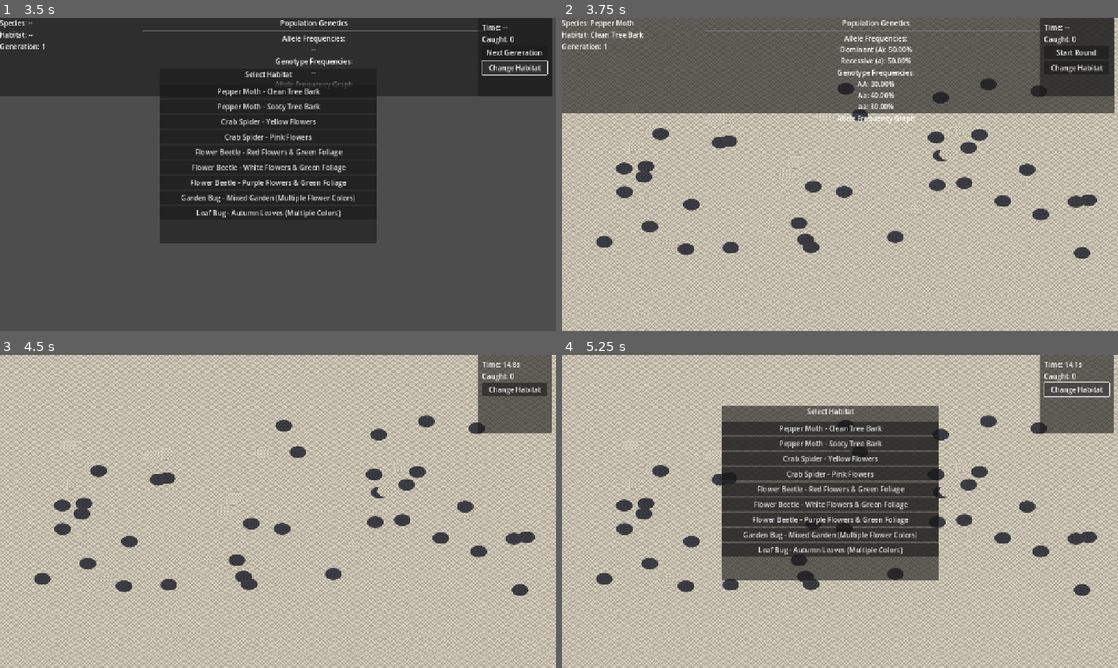
Above: before the commit, frames 1-4 (two rows, left to right).
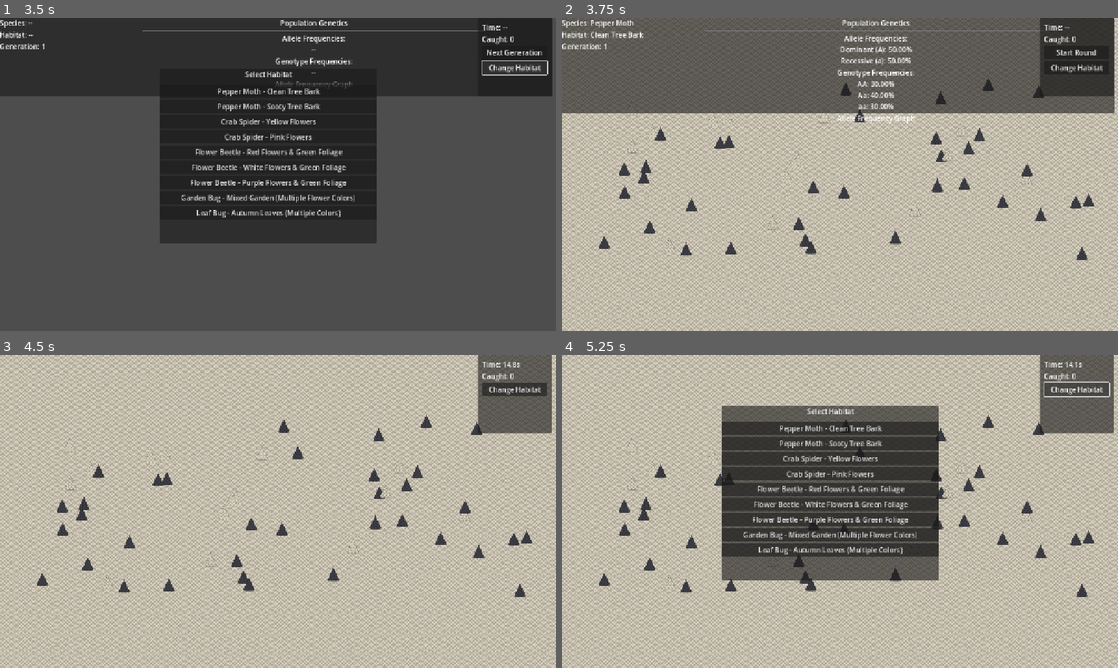
Above: after the commit, the same moments.

Repository: SFMiner/Evolution_sim
Game: Godot game, scene res://main.tscn
Same seed, same stepped clock (60 frames per second), same inputs: the game is played once before the commit and once after it.
Inputs:
- Up to frame 1 (3.5 s): click "Start Round" at 0.5 s; click "Next Generation" at 1.25 s; click "Next Generation" at 2 s; click "Change Habitat" at 2.75 s
- Up to frame 2 (3.75 s): click "Pepper Moth - Clean Tree Bark" at 3.5 s
- Up to frame 3 (4.5 s): click "Start Round" at 4.25 s
- Up to frame 4 (5.25 s): click "Change Habitat" at 5 s

Frame 1 is identical in both runs. In frame 2, 2.6% of the frame differs, in the area x 6-97%, y 19-78%; in frame 3, 2.7%; in frame 4, 2.1%.

Commit message:
Triangulasr moths

Diff:
--- a/organism.gd
+++ b/organism.gd
@@ -27,6 +27,21 @@
 	genotype = geno
 	species_type = species
 	update_appearance()
+
+## Helper function to check if point is inside a triangle
+func _point_in_triangle(px: float, py: float, x1: float, y1: float, x2: float, y2: float, x3: float, y3: float) -> bool:
+	var area = abs((x2 - x1) * (y3 - y1) - (x3 - x1) * (y2 - y1))
+	var s = ((x2 - x1) * (py - y1) - (y2 - y1) * (px - x1))
+	var t = ((x3 - x2) * (py - y2) - (y3 - y2) * (px - x2))
+
+	if area == 0:
+		return false
+
+	if (s < 0) != (t < 0) and s != 0 and t != 0:
+		return false
+
+	var d = ((x1 - x3) * (py - y3) - (y1 - y3) * (px - x3))
+	return d == 0 or (d < 0) == (s + t <= 0)
 
 ## Update visual appearance based on genotype
 func update_appearance() -> void:
@@ -57,11 +72,35 @@
 			# Create circular/oval shape
 			var threshold = size / 2.0 - 2
 			if species_type == "moth":
-				# Moth: wider oval with soft edges (no visible outline)
-				var moth_threshold = size / 2.0
-				var ellipse_dist = (dx * dx) / float(moth_threshold * moth_threshold) + (dy * dy) / float((moth_threshold * 0.7) * (moth_threshold * 0.7))
-
-				if ellipse_dist < 1.0:
+				# Moth: two right triangles forming wings (50% taller)
+				# Right angle at bottom center, vertical sides meet at top, hypotenuses on outside
+				var center_x = size / 2.0
+				var bottom_y = size * 0.875  # Bottom of moth (moved down for taller wings)
+				var top_y = size * 0.125     # Top point where wings meet (moved up for taller wings)
+				var wing_width = size * 0.35  # How far wings extend horizontally (unchanged)
+
+				# Left wing: right angle at bottom center, goes up and out to the left
+				# Points: bottom center, bottom left, top center
+				var left_x1 = center_x           # Bottom center (right angle)
+				var left_y1 = bottom_y
+				var left_x2 = center_x - wing_width  # Bottom left (base)
+				var left_y2 = bottom_y
+				var left_x3 = center_x           # Top center (where wings meet)
+				var left_y3 = top_y
+
+				# Right wing: right angle at bottom center, goes up and out to the right
+				# Points: bottom center, bottom right, top center
+				var right_x1 = center_x          # Bottom center (right angle)
+				var right_y1 = bottom_y
+				var right_x2 = center_x + wing_width  # Bottom right (base)
+				var right_y2 = bottom_y
+				var right_x3 = center_x          # Top center (where wings meet)
+				var right_y3 = top_y
+
+				var in_left_wing = _point_in_triangle(x, y, left_x1, left_y1, left_x2, left_y2, left_x3, left_y3)
+				var in_right_wing = _point_in_triangle(x, y, right_x1, right_y1, right_x2, right_y2, right_x3, right_y3)
+
+				if in_left_wing or in_right_wing:
 					var color = phenotype_color
 
 					# Apply pattern
@@ -73,10 +112,15 @@
 						if int(x / 4) % 2 == 0:
 							color = color.darkened(0.2 * pattern.intensity)
 
-					# Soft edge blending - fade alpha near the edge
+					# Calculate distance from edges for soft blending
+					var dist_from_center = sqrt(dx * dx + dy * dy)
+					var max_dist = sqrt(wing_width * wing_width + ((bottom_y - top_y) / 2) * ((bottom_y - top_y) / 2))
+					var edge_factor = dist_from_center / max_dist
+
+					# Soft edge blending
 					var alpha = 1.0
-					if ellipse_dist > 0.85:
-						alpha = (1.0 - ellipse_dist) / 0.15  # Fade from 0.85 to 1.0
+					if edge_factor > 0.85:
+						alpha = (1.0 - edge_factor) / 0.15
 
 					color.a = alpha
 					image.set_pixel(x, y, color)
